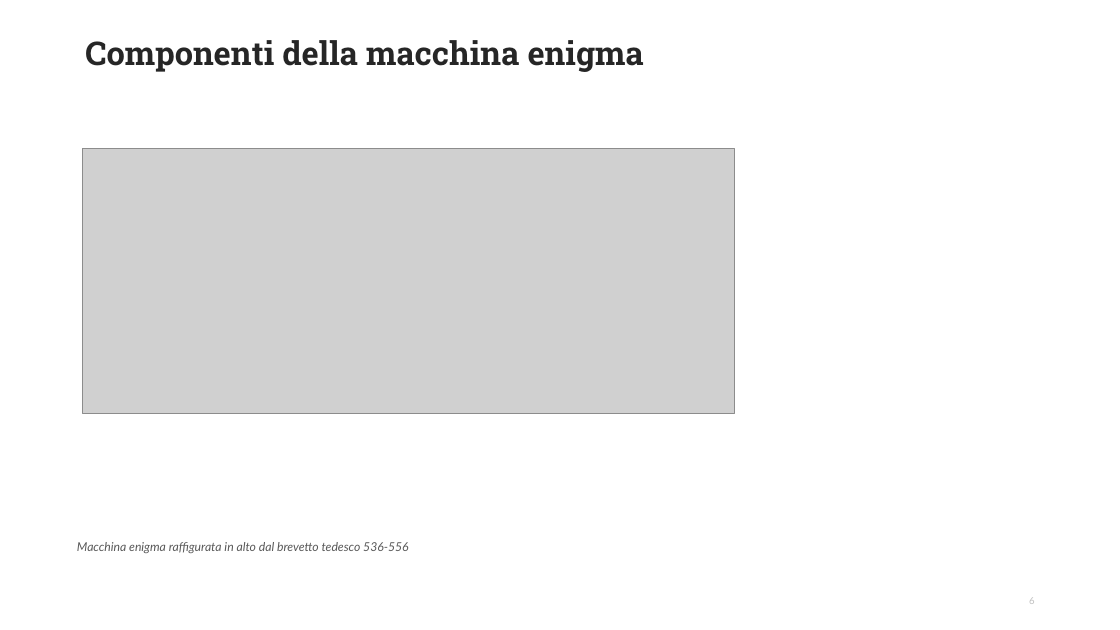
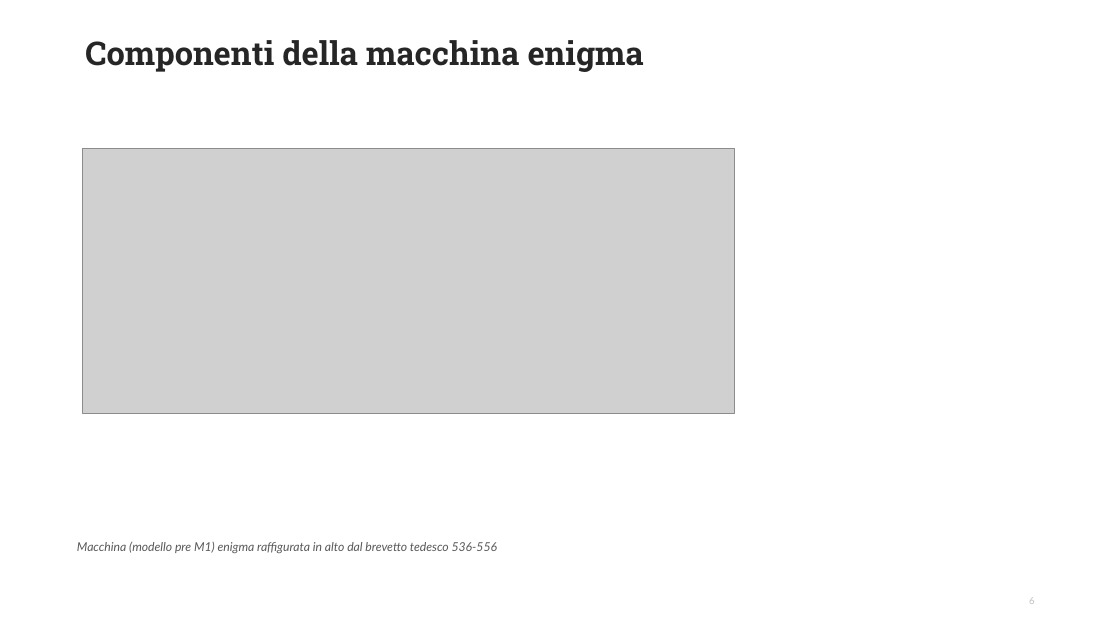
Before and after one commit to DanieleFerretti03/tesi-enigma, a slide deck: slide 6 of presentazione.odp. Drawn at 1120x630 pixels with LibreOffice and Linux fonts; fonts in the diff are those of the drawing; grey boxes stand for pictures; background and template pictures are left out. Boxes give left, top, right and bottom in pixels: in the first picture for what was removed or moved away, otherwise in the second. Text is boxed around its words. In the diff, an @@ line names an element or a change of style, - is before the commit and + after.

Commit message:
Completato capitolo Come abbiamo decifrato Enigma I

```diff
--- a/presentazione.odp
+++ b/presentazione.odp
@@ text at bbox=[77, 542, 498, 553]: text changed @@
-Macchina enigma raffigurata in alto dal brevetto tedesco 536-556
+Macchina (modello pre M1) enigma raffigurata in alto dal brevetto tedesco 536-556
```
Also in this commit, not shown: 10 slides added, 1 slide removed, 1 other file.
